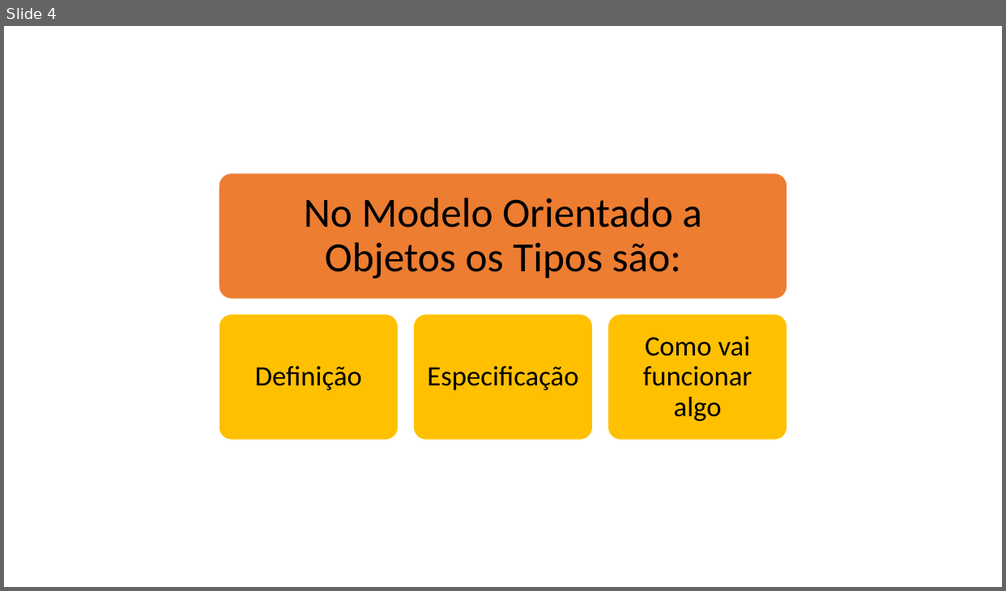
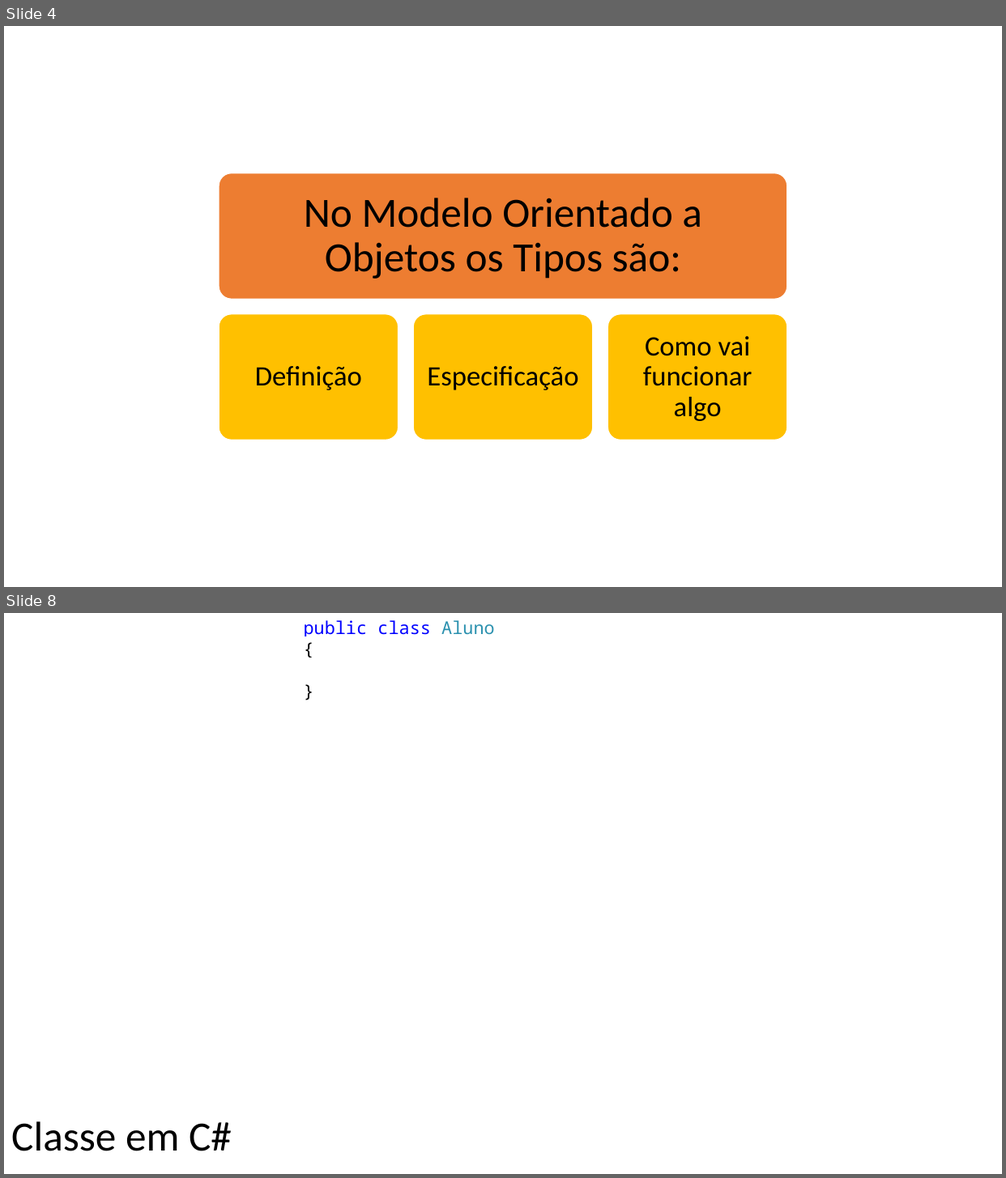
Before and after one commit to AlexandreRech/Terceira-Fase-POO-2017, a slide deck: Material/Unidade 2/Unidade 2 - Resumido.pptx. Shown one above the other, each under a label of ours: slide 4 before the commit, slides 4 and 8 after it; the slides between them are not shown. The pictures are 1006x591 and 1006x1178 pixels, drawn with LibreOffice and Linux fonts; fonts in the diff are those of the drawing. Boxes give left, top, right and bottom in pixels: in the first picture for what was removed or moved away, otherwise in the second. Text is boxed around its words. In the diff, an @@ line names an element or a change of style, - is before the commit and + after.

```diff
--- a/Material/Unidade 2/Unidade 2 - Resumido.pptx
+++ b/Material/Unidade 2/Unidade 2 - Resumido.pptx
@@ slide 8 added at bbox=[4, 613, 1002, 1174], background #FFFFFF @@
@@ text added at bbox=[304, 620, 495, 636], 17 pt, text #0000FF @@
+public class Aluno
+{
+}
@@ text added at bbox=[11, 1122, 232, 1152], 40 pt, text #000000 @@
+Classe em C#
```
Also in this commit, not shown: 4 slides changed, 21 other slides added, 5 other files.
